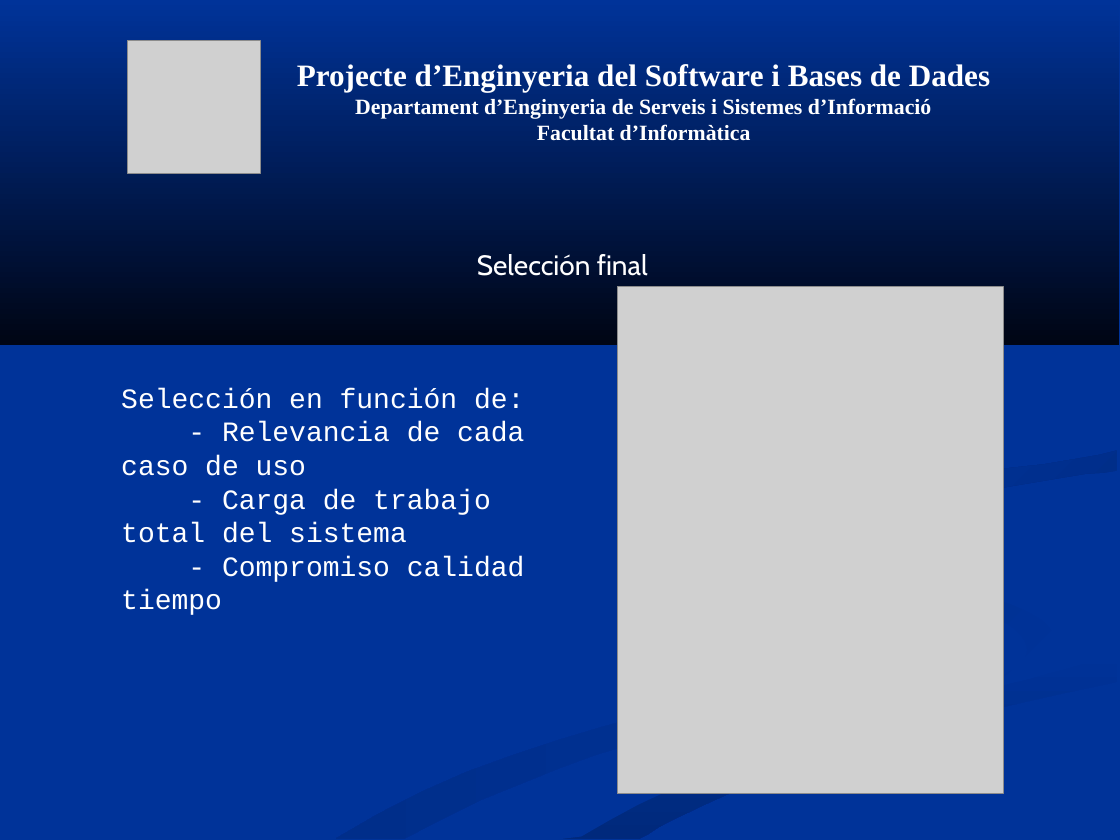
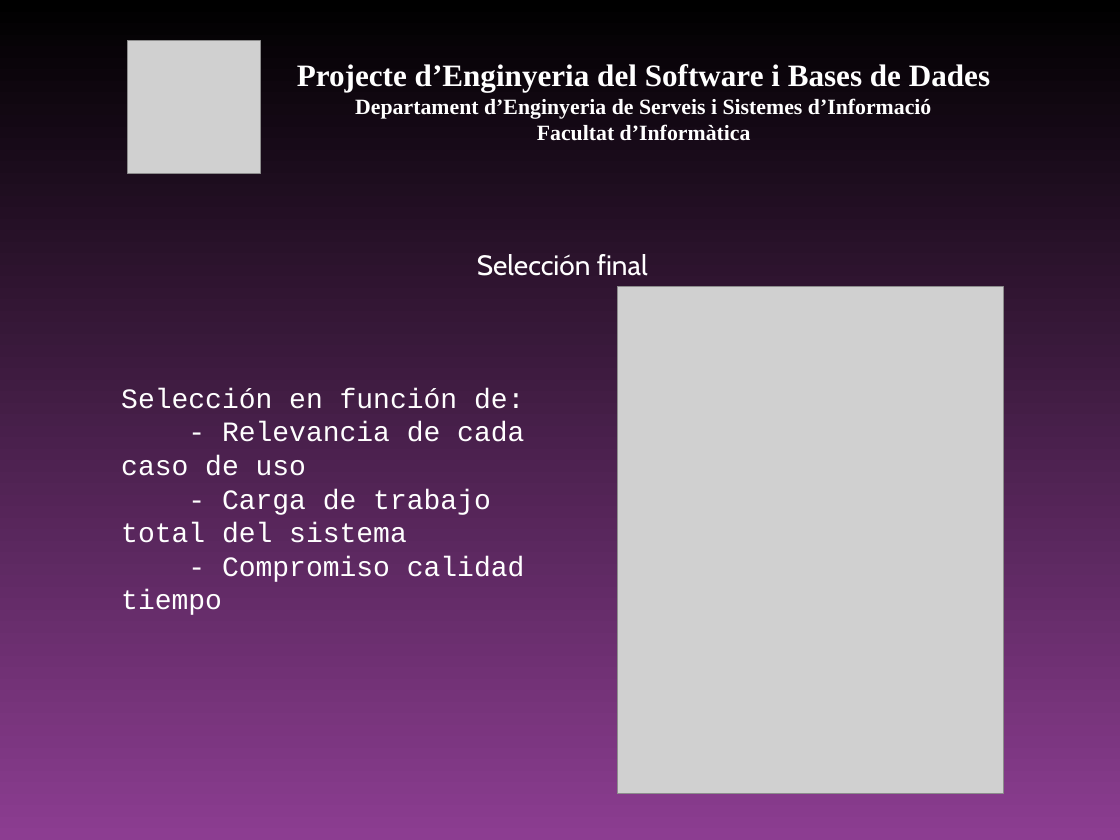
Before and after one commit to mvm9289/escfib, a slide deck: slide 7 of Docs/0910Q2-08-E-1.0-Presentacion.ppt (slide 6 before the commit). Drawn at 1120x840 pixels with LibreOffice and Linux fonts; fonts in the diff are those of the drawing; grey boxes stand for pictures. Boxes give left, top, right and bottom in pixels: in the first picture for what was removed or moved away, otherwise in the second. Text is boxed around its words. In the diff, an @@ line names an element or a change of style, - is before the commit and + after.

```diff
--- a/Docs/0910Q2-08-E-1.0-Presentacion.ppt
+++ b/Docs/0910Q2-08-E-1.0-Presentacion.ppt
@@ background #003399 to gradient #000000 to #8C3D91 @@
@@ group removed at [0,0,1119,839]: 7 freeform shapes @@
```
Also in this commit, not shown: 21 other slides changed, 1 slide added, 1 other file.
